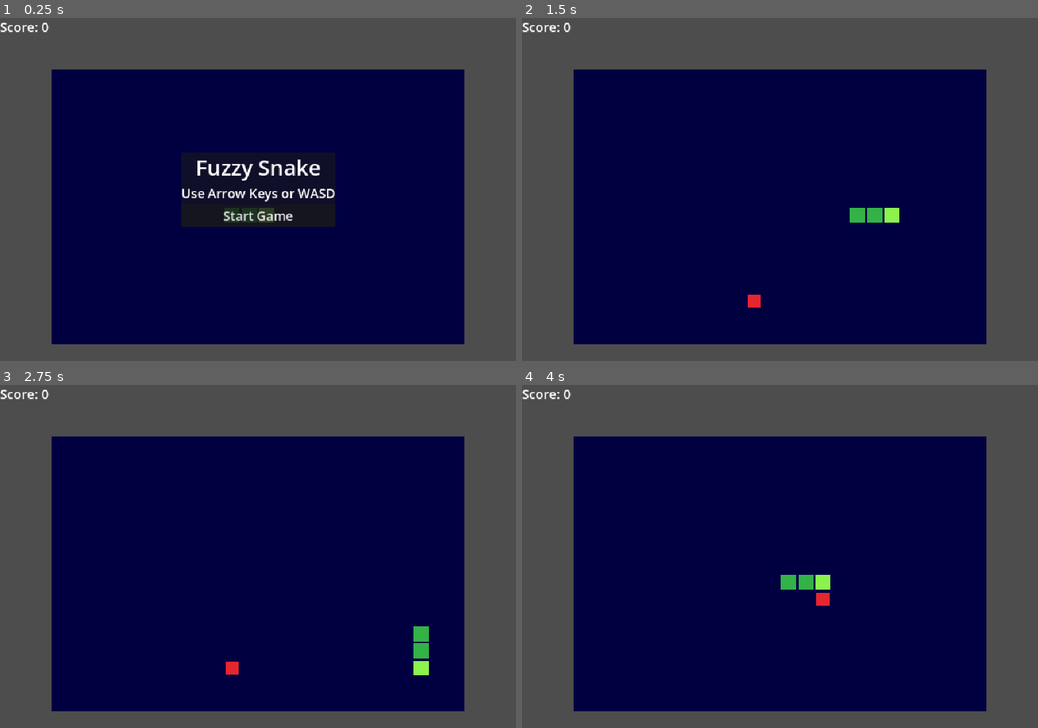
Above: before the commit, frames 1-4 (two rows, left to right).
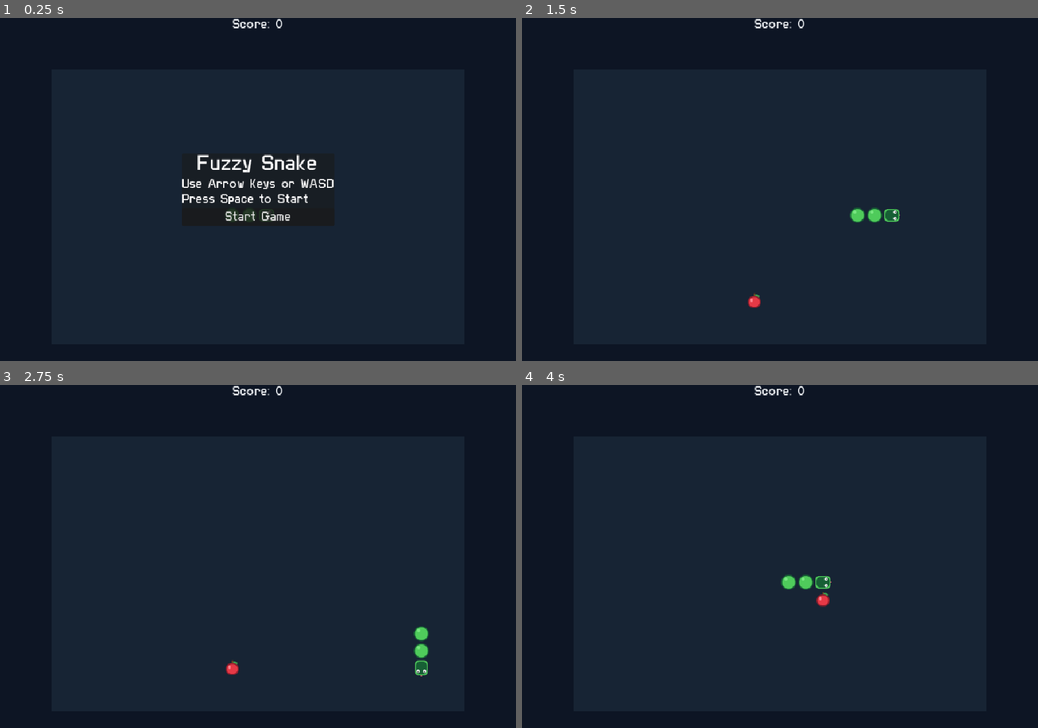
Above: after the commit, the same moments.

Repository: bbeck2417/SDEV148GroupProject
Game: Godot game, scene res://scenes/Main.tscn
The game is run twice, just before and just after one commit, with the same random seed, the same clock (stepped at 60 frames per second) and the same inputs.
Inputs:
- Up to frame 1 (0.25 s): no input
- Up to frame 2 (1.5 s): click "Start Game" at 0.5 s; hold Right (move_right) from 1.28 s (still down); hold Space (start_game, bound only after the commit) from 1.28 s (still down)
- Up to frame 3 (2.75 s): release Right (move_right) at 2.03 s; release Space (start_game, bound only after the commit) at 2.03 s; hold Down (move_down) from 2.03 s (still down); tap Space (start_game, bound only after the commit) at 2.1 s
- Up to frame 4 (4 s): release Down (move_down) at 2.78 s; hold Right (move_right) 2.78-3.5 s; hold Space (start_game, bound only after the commit) 2.78-3.5 s; click "Restart Game" at 3.5 s

The runs differ from the first frame. In frame 1, 96% of the frame differs, in the area x 0-100%, y 0-100%; in frame 2, 100%; in frame 3, 100%; in frame 4, 100%.

Commit message:
feature: added background music and image assets for snake and apple

Diff:
--- a/project.godot
+++ b/project.godot
@@ -22,6 +22,10 @@
 window/size/window_width_override=1440
 window/size/window_height_override=960
 window/stretch/mode="canvas_items"
+
+[gui]
+
+theme/custom_font="uid://dqdhcslolme2k"
 
 [input]
 
@@ -49,6 +53,11 @@
 , Object(InputEventKey,"resource_local_to_scene":false,"resource_name":"","device":-1,"window_id":0,"alt_pressed":false …(183 unchanged characters)…
 ]
 }
+start_game={
+"deadzone": 0.2,
+"events": [Object(InputEventKey,"resource_local_to_scene":false,"resource_name":"","device":-1,"window_id":0,"alt_pressed":false,"shift_pressed":false,"ctrl_pressed":false,"meta_pressed":false,"pressed":false,"keycode":0,"physical_keycode":32,"key_label":0,"unicode":32,"location":0,"echo":false,"script":null)
+]
+}
 
 [physics]
 
@@ -59,3 +68,4 @@
 rendering_device/driver.windows="d3d12"
 renderer/rendering_method="gl_compatibility"
 renderer/rendering_method.mobile="gl_compatibility"
+environment/defaults/default_clear_color=Color(0.050980393, 0.08235294, 0.14117648, 1)
--- a/scenes/HUD.tscn
+++ b/scenes/HUD.tscn
@@ -11,9 +11,15 @@
 grow_vertical = 2
 
 [node name="ScoreLabel" type="Label" parent="Interface" unique_id=1391386278]
-layout_mode = 0
-offset_right = 40.0
-offset_bottom = 23.0
+layout_mode = 1
+anchors_preset = 5
+anchor_left = 0.5
+anchor_right = 0.5
+offset_left = -47.0
+offset_right = 47.0
+offset_bottom = 25.0
+grow_horizontal = 2
+theme_override_font_sizes/font_size = 24
 text = "Score: 0"
 
 [node name="CenterPanel" type="PanelContainer" parent="Interface" unique_id=832395562]
--- a/scenes/Main.tscn
+++ b/scenes/Main.tscn
@@ -4,6 +4,7 @@
 [ext_resource type="Script" uid="uid://c6li4h0agvc6x" path="res://scripts/game_controller.gd" id="1_rarhs"]
 [ext_resource type="PackedScene" uid="uid://lcjgy0vc3lav" path="res://scenes/Apple.tscn" id="2_rarhs"]
 [ext_resource type="PackedScene" uid="uid://b4a3l4fopt41k" path="res://scenes/HUD.tscn" id="3_vcsgt"]
+[ext_resource type="AudioStream" uid="uid://eeyoy1bjm41k" path="res://assets/audio/background_music.mp3" id="5_vcsgt"]
 
 [node name="Main" type="Node2D" unique_id=1583269660]
 script = ExtResource("1_rarhs")
@@ -13,7 +14,7 @@
 offset_top = 96.0
 offset_right = 864.0
 offset_bottom = 608.0
-color = Color(3.008172e-08, 0, 0.2567142, 1)
+color = Color(0.09019608, 0.14117648, 0.20392157, 1)
 
 [node name="Snake" parent="." unique_id=1088614882 instance=ExtResource("1_0bbpv")]
 position = Vector2(96, 96)
@@ -27,7 +28,7 @@
 [node name="HUD" parent="." unique_id=959721246 instance=ExtResource("3_vcsgt")]
 
 [node name="ScoreLabel" parent="HUD/Interface" parent_id_path=PackedInt32Array(959721246, 101755055) index="0" unique_id=1391386278]
-theme_override_font_sizes/font_size = 24
+theme_override_colors/font_color = Color(0.95686275, 0.96862745, 0.98039216, 1)
 
 [node name="TitleLabel" parent="HUD/Interface/CenterPanel/VBoxContainer" parent_id_path=PackedInt32Array(959721246, 1289236990) index="0" unique_id=512449711]
 theme_override_font_sizes/font_size = 40
@@ -42,6 +43,12 @@
 
 [node name="RestartButton" parent="HUD/Interface/CenterPanel/VBoxContainer" parent_id_path=PackedInt32Array(959721246, 1289236990) index="3" unique_id=1488921546]
 visible = true
+theme_override_font_sizes/font_size = 24
+
+[node name="BackgroundMusic" type="AudioStreamPlayer" parent="." unique_id=1218330084]
+stream = ExtResource("5_vcsgt")
+volume_db = -12.0
+autoplay = true
 
 [connection signal="timeout" from="MoveTimer" to="." method="_on_move_timer_timeout"]
 [connection signal="pressed" from="HUD/Interface/CenterPanel/VBoxContainer/StartButton" to="." method="_on_start_button_pressed"]
--- a/scripts/apple.gd
+++ b/scripts/apple.gd
@@ -2,7 +2,8 @@
 extends Node2D
 
 var cell_size = 32
-var apple_color = Color(0.90, 0.15, 0.18)
+#var apple_color = Color(0.90, 0.15, 0.18)
+var apple_texture = preload("res://assets/apple.png")
 var grid_position = Vector2i.ZERO
 
 func place_at(cell):
@@ -11,5 +12,19 @@
 
 func _draw():
 	var pixel_position = Vector2(grid_position) * cell_size
-	var apple_rectangle = Rect2(pixel_position + Vector2(4, 4), Vector2(cell_size - 8, cell_size - 8))
-	draw_rect(apple_rectangle, apple_color)
+
+	var apple_rectangle = Rect2(
+		pixel_position,
+		Vector2(cell_size, cell_size)
+	)
+
+	draw_texture_rect(
+		apple_texture,
+		apple_rectangle,
+		false
+	)
+#func _draw():
+	#var pixel_position = Vector2(grid_position) * cell_size
+	#var apple_rectangle = Rect2(pixel_position + Vector2(4, 4), Vector2(cell_size - 8, cell_size - 8))
+	#draw_rect(apple_rectangle, apple_color)
+	#
--- a/scripts/game_controller.gd
+++ b/scripts/game_controller.gd
@@ -26,7 +26,7 @@
 func show_start_screen():
 	game_running = false
 	center_panel.visible = true
-	message_label.text = "Use Arrow Keys or WASD"
+	message_label.text = "Use Arrow Keys or WASD\nPress Space to Start"
 	start_button.visible = true
 	restart_button.visible = false
 
@@ -114,6 +114,11 @@
 	start_button.visible = false
 	restart_button.visible = true
 
+func _input(event):
+	if event.is_action_pressed("start_game") and not game_running:
+		start_game()
+		get_viewport().set_input_as_handled()
+
 func _unhandled_input(event):
 	if not game_running:
 		return
--- a/scripts/snake.gd
+++ b/scripts/snake.gd
@@ -1,8 +1,11 @@
 extends Node2D
 
 var cell_size = 32
-var body_color = Color(0.20, 0.70, 0.28)
-var head_color = Color(0.55, 0.95, 0.30)
+#var body_color = Color(0.20, 0.70, 0.28)
+#var head_color = Color(0.55, 0.95, 0.30)
+
+var body_texture = preload("res://assets/snake_body.png")
+var head_texture = preload("res://assets/snake_head.png")
 
 var body = []
 var current_direction = Vector2i.RIGHT
@@ -65,13 +68,60 @@
 func occupies_cell(cell):
 	return cell in body
 
+
 func _draw():
 	for index in range(body.size()):
 		var cell = body[index]
-		var pixel_position = Vector2i(cell) * cell_size
-		var segment_rectangle = Rect2(pixel_position + Vector2i(2, 2), Vector2i(cell_size - 4, cell_size - 4))
+		var pixel_position = Vector2(cell) * cell_size
 
 		if index == 0:
-			draw_rect(segment_rectangle, head_color)
+			var head_center = pixel_position + Vector2(
+				cell_size / 2.0,
+				cell_size / 2.0
+			)
+
+			var centered_rectangle = Rect2(
+				Vector2(-cell_size / 2.0, -cell_size / 2.0),
+				Vector2(cell_size, cell_size)
+			)
+
+			var head_rotation = Vector2(current_direction).angle()
+
+			draw_set_transform(
+				head_center,
+				head_rotation,
+				Vector2.ONE
+			)
+
+			draw_texture_rect(
+				head_texture,
+				centered_rectangle,
+				false
+			)
+
+			draw_set_transform(
+				Vector2.ZERO,
+				0.0,
+				Vector2.ONE
+			)
 		else:
-			draw_rect(segment_rectangle, body_color)
+			var body_rectangle = Rect2(
+				pixel_position,
+				Vector2(cell_size, cell_size)
+			)
+
+			draw_texture_rect(
+				body_texture,
+				body_rectangle,
+				false
+			)
+#func _draw():
+	#for index in range(body.size()):
+		#var cell = body[index]
+		#var pixel_position = Vector2(cell) * cell_size
+		#var segment_rectangle = Rect2(pixel_position + Vector2(2, 2), Vector2(cell_size - 4, cell_size - 4))
+		#
+		#if index == 0:
+			#draw_rect(segment_rectangle, head_color)
+		#else:
+			#draw_rect(segment_rectangle, body_color)
Binary file added: assets/TypeLightSans-KV84p.otf
Not shown, added: assets/TypeLightSans-KV84p.otf.import
Binary file added: assets/apple.png
Not shown, added: assets/apple.png.import
Not shown, added: assets/audio/background_music.mp3.import
Binary file added: assets/snake_body.png
Not shown, added: assets/snake_body.png.import
Binary file added: assets/snake_head.png
Not shown, added: assets/snake_head.png.import
Not shown, added: assets/audio/background_music.mp3
